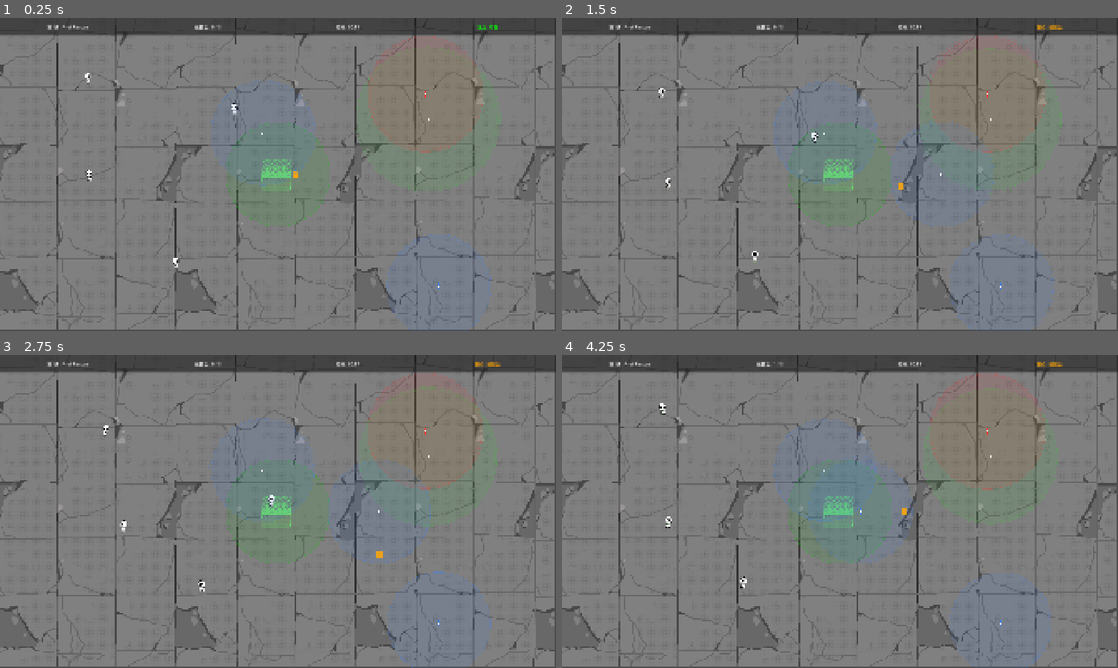
Above: before the commit, frames 1-4 (two rows, left to right).
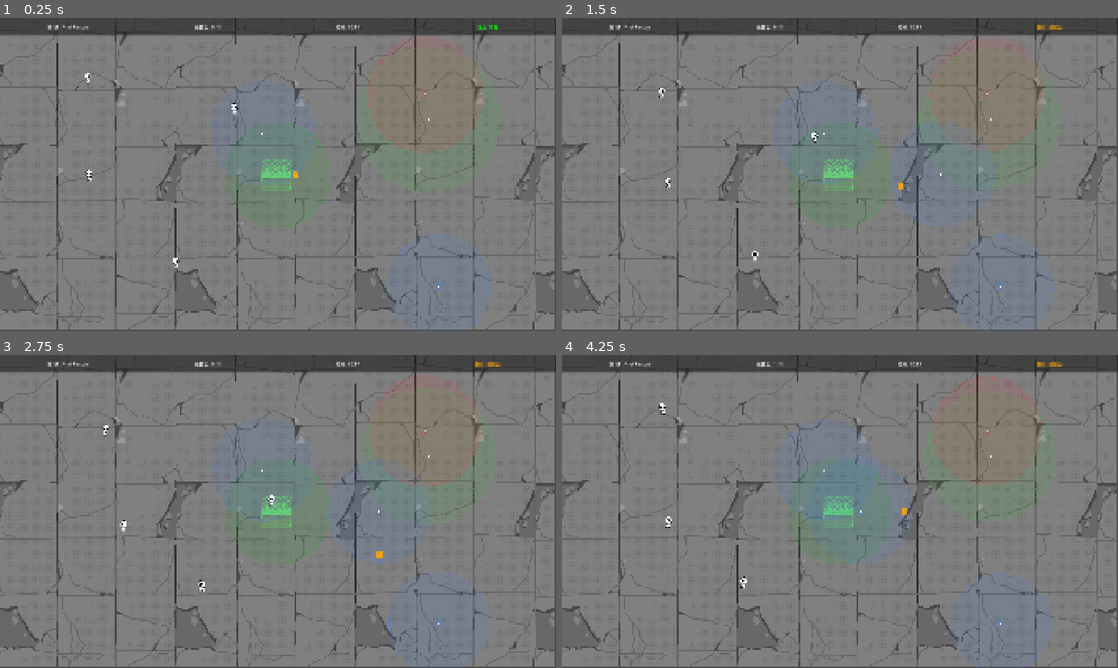
Above: after the commit, the same moments.

Repository: kunk70352-png/Safe-Anchor
Game: Godot game, scene res://src/main/main.tscn
Same seed, same stepped clock (60 frames per second), same inputs: the game is played once before the commit and once after it.
Inputs:
- Up to frame 1 (0.25 s): no input
- Up to frame 2 (1.5 s): hold D (move_right) 0.53-1.28 s; tap Space (charge_throw) at 0.6, 1.35 s; hold S (move_down) from 1.28 s (still down)
- Up to frame 3 (2.75 s): release S (move_down) at 2.03 s; hold D (move_right) from 2.03 s (still down); tap Space (charge_throw) at 2.1 s
- Up to frame 4 (4.25 s): release D (move_right) at 2.78 s; hold W (move_up) 2.78-3.53 s; tap Space (charge_throw) at 2.85, 3.6 s; hold A (move_left) from 3.53 s (still down)

The runs differ from the first frame. In frame 1, 0.1% of the frame differs, in the area x 38-89%, y 5-98%; in frame 2, 0.5%; in frame 3, 0.6%, in the area x 38-90%, y 5-100%; in frame 4, 0.6%.

Commit message:
驱赶锚点不吸引+导航逃离+三锚点加快收缩

Diff:
--- a/src/anchor/anchor_type1.tscn
+++ b/src/anchor/anchor_type1.tscn
@@ -5,7 +5,7 @@
 [node name="Type1Anchor" type="Node2D" groups=["attraction_sources"]]
 script = ExtResource("1_script")
 attraction_radius = 180.0
-shrink_speed = 1.0
+shrink_speed = 2.0
 min_radius = 30.0
 speed_modifier = 0.0
 repel = false
--- a/src/anchor/anchor_type2.tscn
+++ b/src/anchor/anchor_type2.tscn
@@ -5,7 +5,7 @@
 [node name="Type2Anchor" type="Node2D" groups=["attraction_sources"]]
 script = ExtResource("1_script")
 attraction_radius = 250.0
-shrink_speed = 4.0
+shrink_speed = 6.0
 min_radius = 30.0
 speed_modifier = 0.0
 repel = false
--- a/src/anchor/anchor_type3.tscn
+++ b/src/anchor/anchor_type3.tscn
@@ -5,7 +5,7 @@
 [node name="Type3Anchor" type="Node2D" groups=["attraction_sources"]]
 script = ExtResource("1_script")
 attraction_radius = 200.0
-shrink_speed = 0.0
+shrink_speed = 3.0
 min_radius = 20.0
 speed_modifier = -60.0
 repel = true
--- a/src/refugee/refugee.gd
+++ b/src/refugee/refugee.gd
@@ -114,6 +114,8 @@
 		var dist_to_me := global_position.distance_to(source.global_position)
 		var radius: float = float(source.get("attraction_radius")) + _range_boost
 		if dist_to_me > radius:
+			continue
+		if source.get("repel") == true:
 			continue
 		if source is SafeHouse:
 			return source
@@ -173,7 +175,12 @@
 func _process_movement() -> void:
 	if state == State.SEEKING and _repel_timer > 0.0:
 		_repel_timer -= get_physics_process_delta_time()
-		velocity = _repel_dir * seek_speed * 1.5
+		var sh_pos := _get_safe_house_pos()
+		var flee_target := global_position + _repel_dir * 300.0
+		if sh_pos.distance_to(flee_target) > sh_pos.distance_to(global_position):
+			navigation_agent.target_position = flee_target
+		var next_pos := navigation_agent.get_next_path_position()
+		velocity = global_position.direction_to(next_pos) * seek_speed * 1.3
 		move_and_slide()
 		return
 	if navigation_agent.is_navigation_finished():
